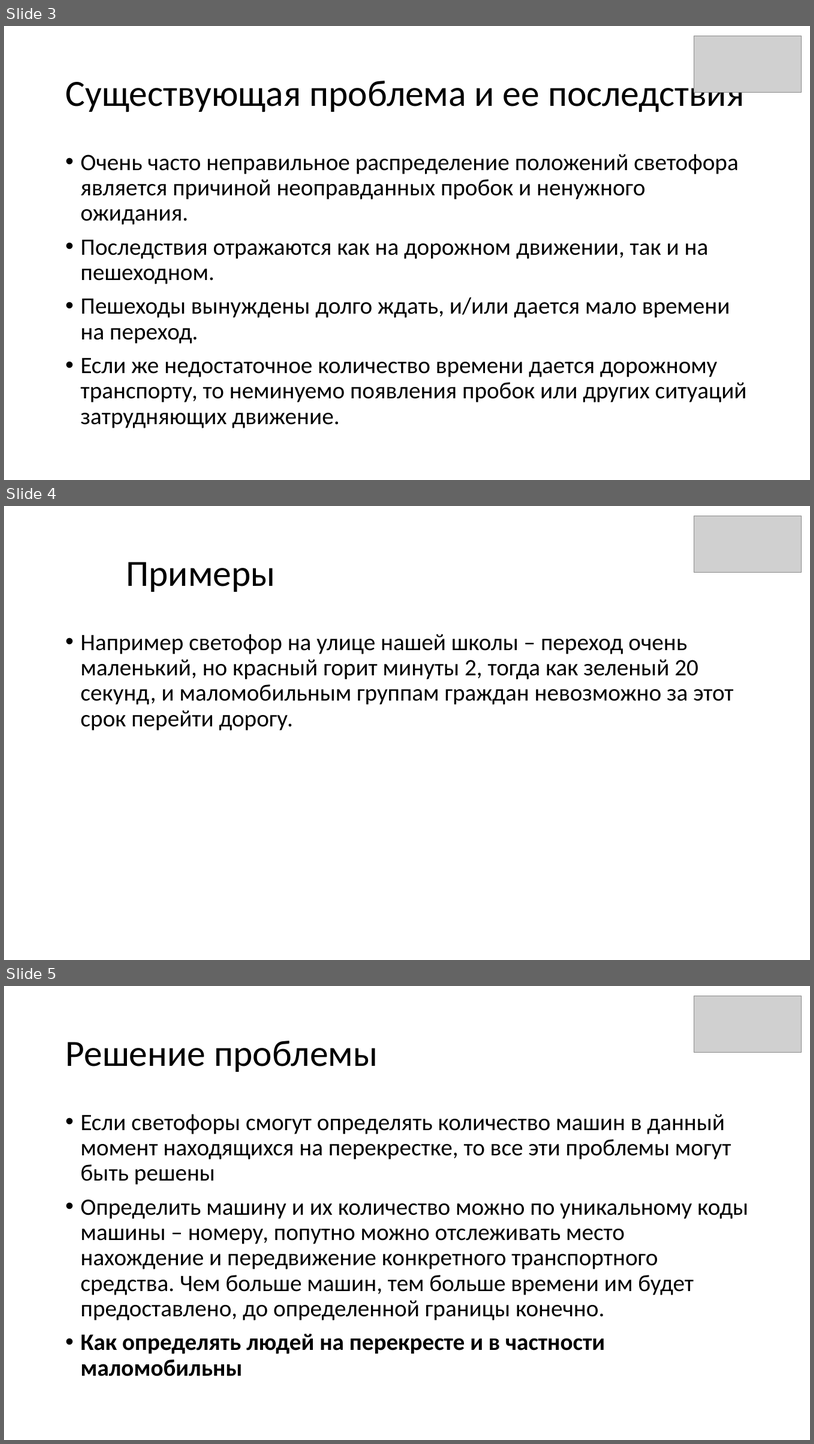
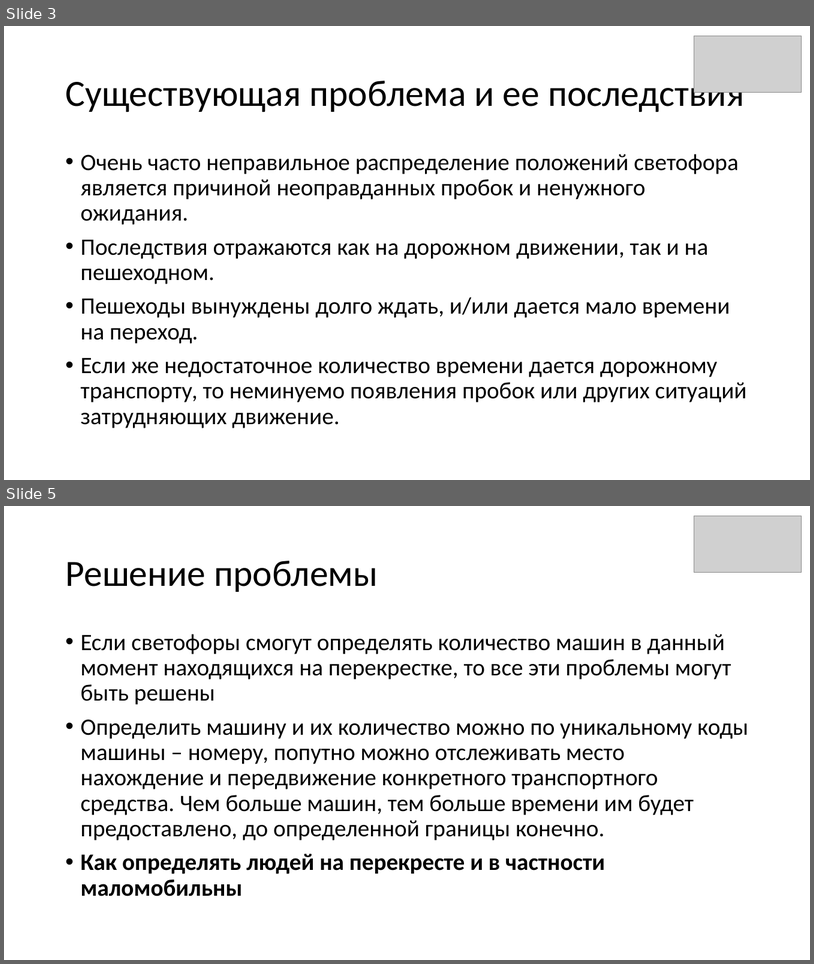
Before and after one commit to sergei-filippov/rbtrffc, a slide deck: Проект_светофор/презента.pptx. Shown one above the other, each under a label of ours: slides 3, 4 and 5 before the commit, slides 3 and 5 after it; the slides between them are not shown. The pictures are 814x1444 and 814x964 pixels, drawn with LibreOffice and Linux fonts; fonts in the diff are those of the drawing; grey boxes stand for pictures. Boxes give left, top, right and bottom in pixels: in the first picture for what was removed or moved away, otherwise in the second. Text is boxed around its words. In the diff, an @@ line names an element or a change of style, - is before the commit and + after.

```diff
--- a/Проект_светофор/презента.pptx
+++ b/Проект_светофор/презента.pptx
@@ slide 4 removed at (x1=4, y1=506, x2=810, y2=960), background #FFFFFF @@
@@ picture removed at (x1=695, y1=516, x2=802, y2=573) @@
@@ title removed at (x1=126, y1=562, x2=275, y2=592) @@
-Примеры
@@ text removed at (x1=81, y1=634, x2=734, y2=730) @@
-• Например светофор на улице нашей школы – переход очень маленький, но красный горит минуты 2, тогда как зеленый 20 секунд, и маломобильным группам граждан невозможно за этот срок перейти дорогу.
```
Also in this commit, not shown: 1 slide added, 11 other files.
